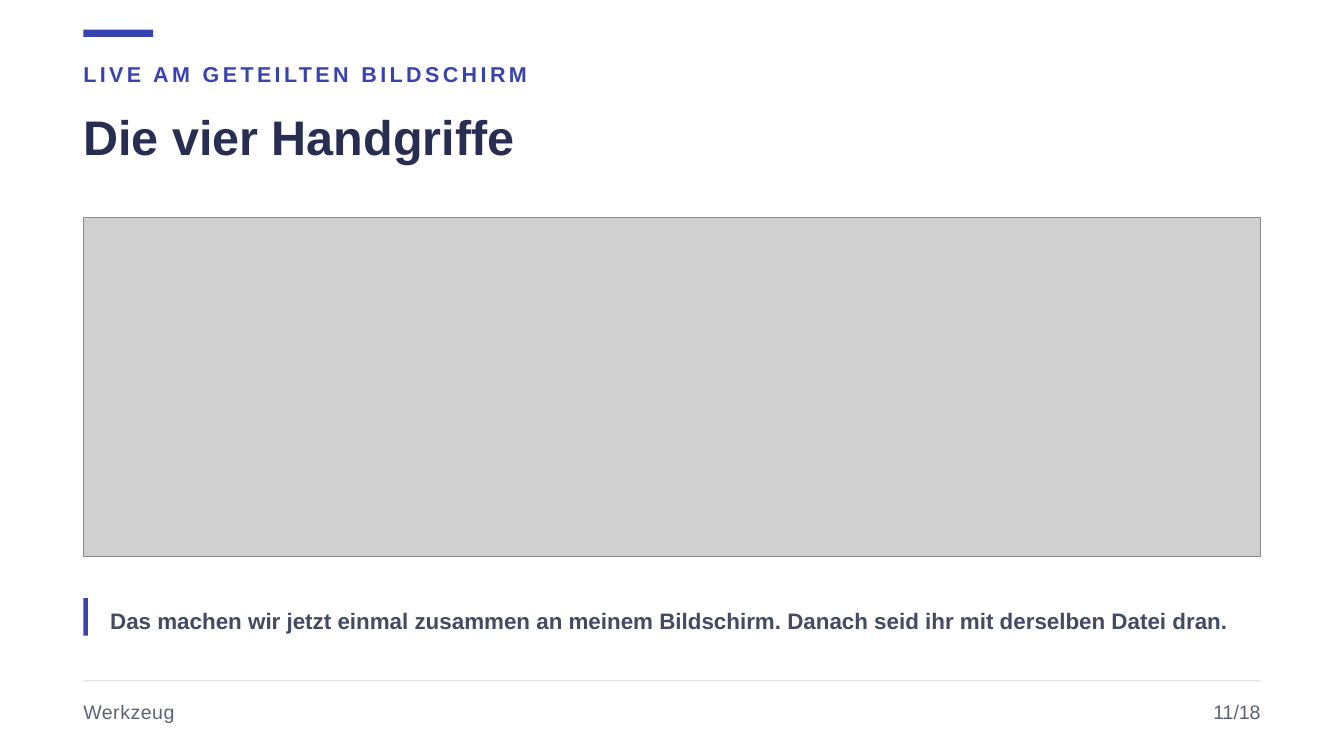
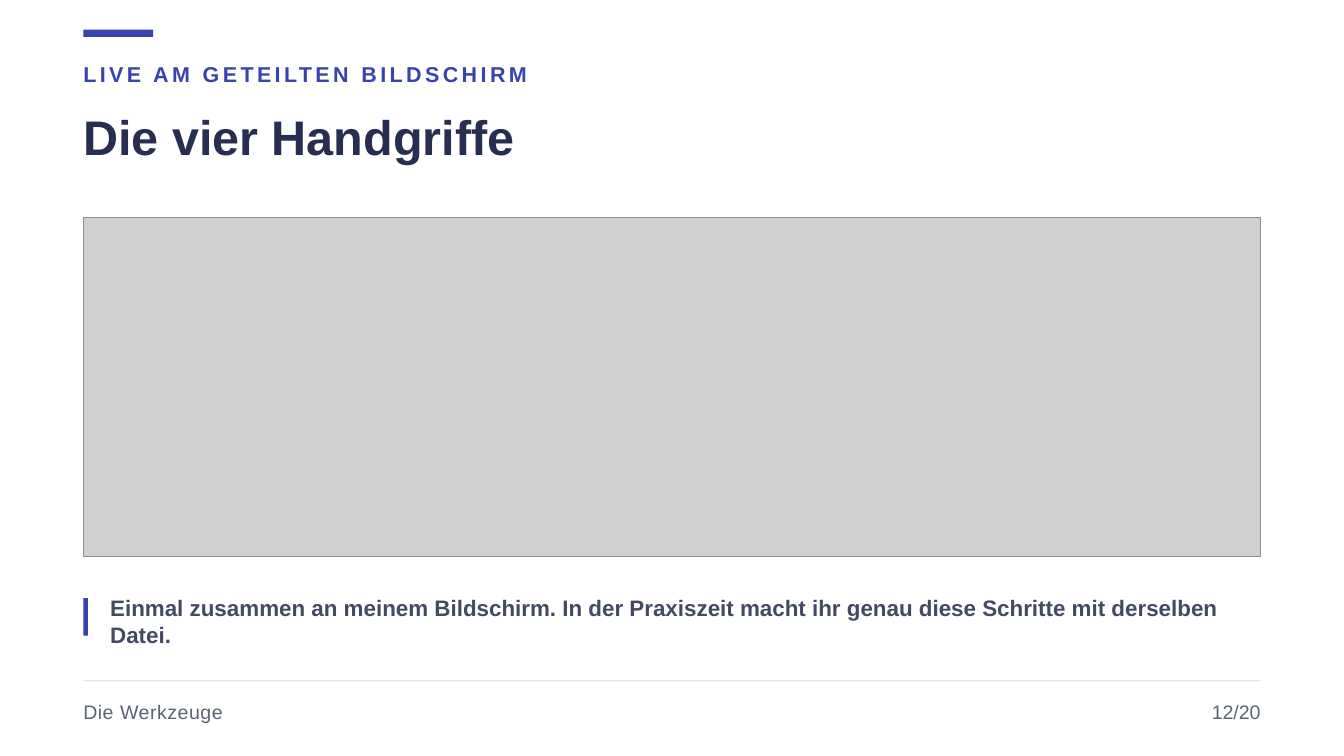
Before and after one commit to JacobMenge/kurs-unterlagen, a slide deck: slide 15 of folien/09-industrie-iot.pptx (slide 13 before the commit). Drawn at 1344x756 pixels with LibreOffice and Linux fonts; fonts in the diff are those of the drawing; grey boxes stand for pictures. Boxes give left, top, right and bottom in pixels: in the first picture for what was removed or moved away, otherwise in the second. Text is boxed around its words. In the diff, an @@ line names an element or a change of style, - is before the commit and + after.

```diff
--- a/folien/09-industrie-iot.pptx
+++ b/folien/09-industrie-iot.pptx
@@ text at (110,599,1217,643): text changed @@
-Das machen wir jetzt einmal zusammen an meinem Bildschirm. Danach seid ihr mit derselben Datei dran.
+Einmal zusammen an meinem Bildschirm. In der Praxiszeit macht ihr genau diese Schritte mit derselben Datei.
@@ text at (83,705,223,723): text changed @@
-Werkzeug
+Die Werkzeuge
@@ text at (1212,705,1261,719): text changed @@
-11/18
+12/20
```
Also in this commit, not shown: 19 other slides changed, 4 slides added, 1 slide removed, 7 other files.
